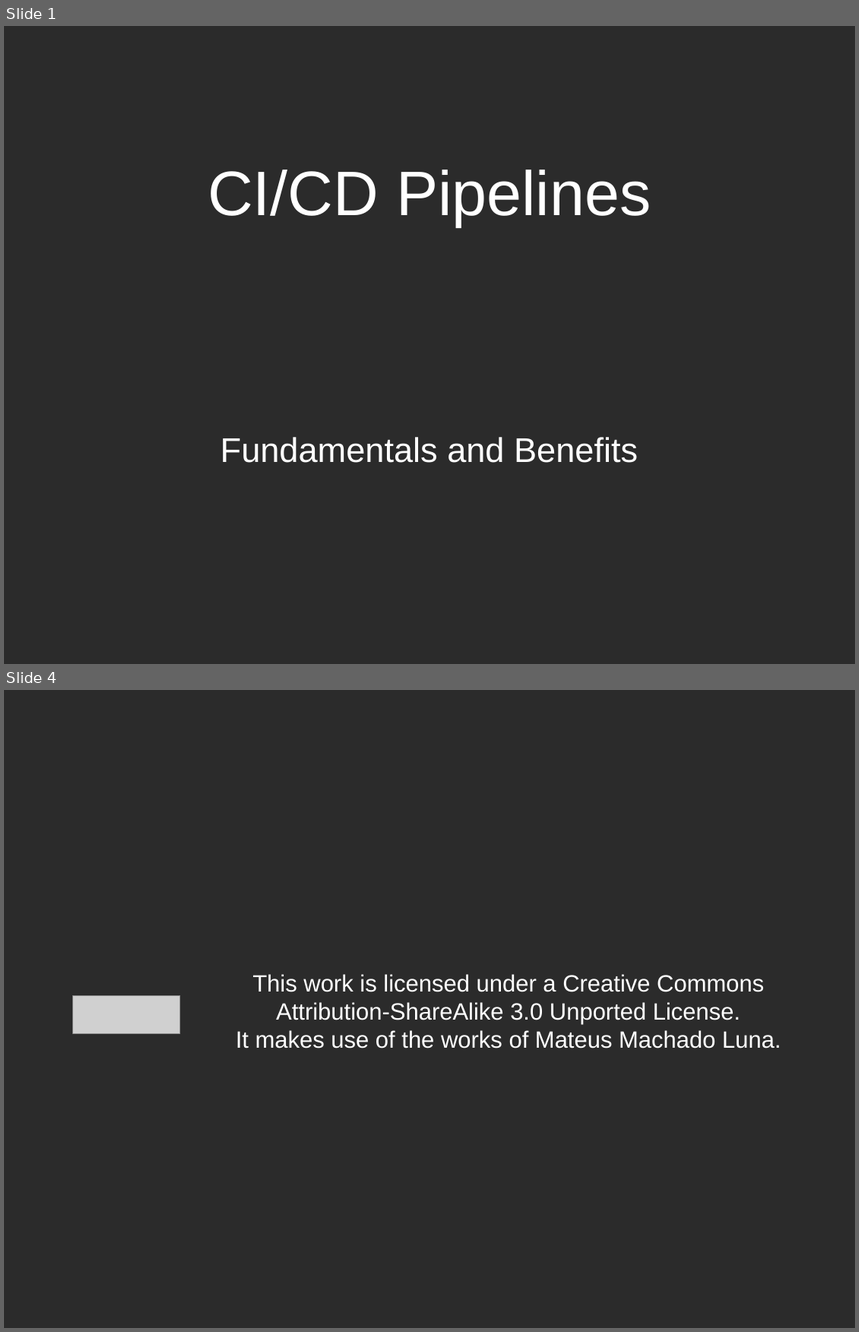
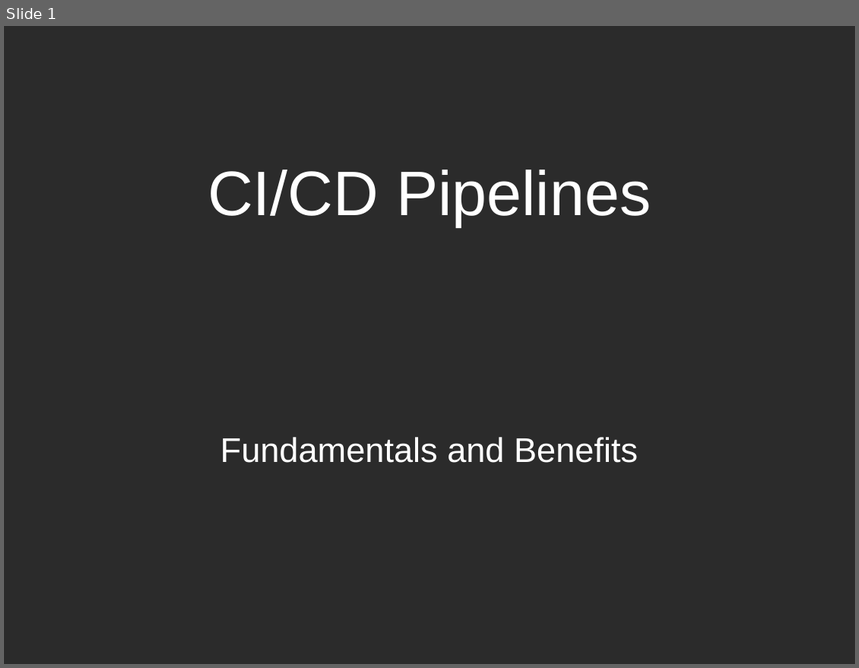
Before and after one commit to Tr3mo89/udacity-project-4-app-auto-deploy, a slide deck: presentation.odp. Shown one above the other, each under a label of ours: slides 1 and 4 before the commit, slide 1 after it; the slides between them are not shown. The pictures are 859x1332 and 859x668 pixels, drawn with LibreOffice and Linux fonts; fonts in the diff are those of the drawing; grey boxes stand for pictures; background and template pictures are left out; a plain dark background stands for a picture behind light text. Boxes give left, top, right and bottom in pixels: in the first picture for what was removed or moved away, otherwise in the second. Text is boxed around its words. In the diff, an @@ line names an element or a change of style, - is before the commit and + after.

```diff
--- a/presentation.odp
+++ b/presentation.odp
@@ slide 4 removed at box(4, 690, 855, 1328), background picture (left out) @@
@@ title removed at box(236, 974, 781, 1049) @@
-This work is licensed under a Creative Commons Attribution-ShareAlike 3.0 Unported License.
-It makes use of the works of Mateus Machado Luna.
@@ picture removed at box(72, 996, 180, 1034) @@
```
Also in this commit, not shown: 4 slides added, 2 other slides removed, 1 other file.
